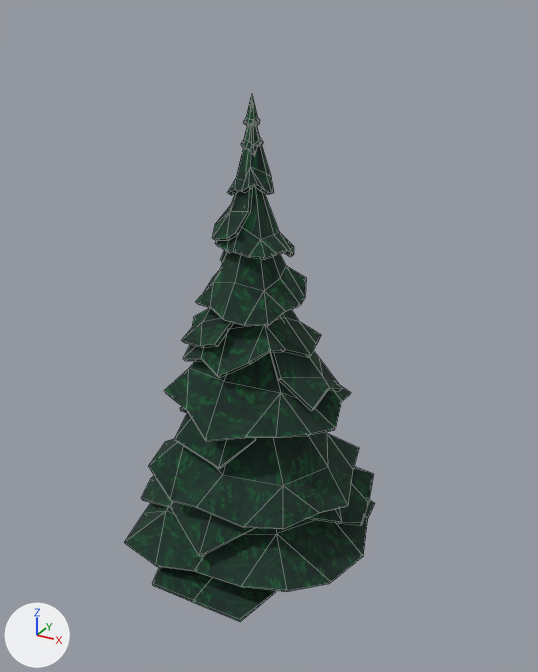
What one commit did to the Blender file LowPoly_Asset_Blend/C_Tree_tall.blend.
One viewpoint serves both versions: a 50 mm camera at (6.75, -11.66, 11.06) aimed at (0.24, 0.19, 5.13). Every picture has the same lights, and +X, +Y and +Z are marked at lower left. Mesh edges are drawn as thin lines.
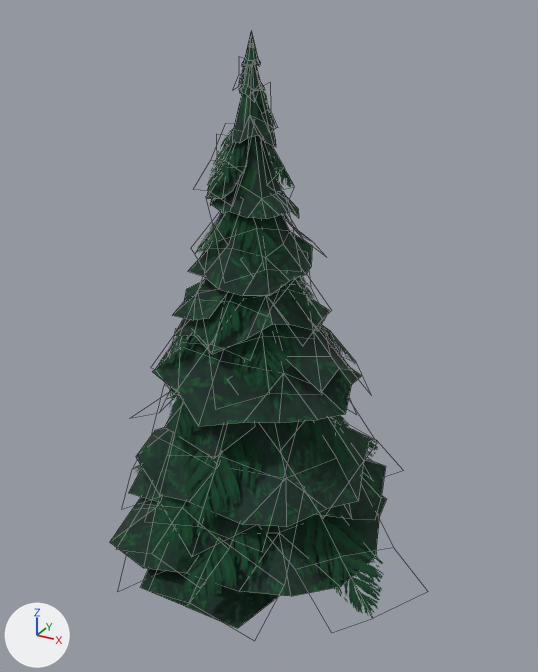
Commit message: completed C_tall

Changed parts and their boxes [x1, y1, x2, y2] in the pictures (538 x 672 px):
```json
{"object": "Cube", "change": "reshaped, rescaled, modifiers changed", "before": [124, 94, 375, 622], "after": [110, 32, 386, 628]}
{"part": 1, "of": "me_cube", "change": "added", "after": [134, 65, 384, 618], "on screen": "green"}
```

Edits to the scene script, one JSON object a line:
```json
{"op": "add", "block": "img_pine_leaf_texture_trans_2048_darkened_png", "code": ["img_pine_leaf_texture_trans_2048_darkened_png = load_image('Pine_leaf_texture_trans_2048_darkened.png', '../Textures/Pine-textures/Pine_leaf_texture_trans_2048_darkened.png', 2048, 2048, 'sRGB')"]}
{"op": "add", "block": "mat_material", "code": ["mat_material = principled_material('Material')", "mat_material.texture = img_pine_leaf_texture_trans_2048_darkened_png  # with its transparency", "mat_material.roughness = 1.0"]}
{"block": "me_cube", "where": "# used by ob_cube; location = (0.0, 0.0, 0.0); scale = (0.417, 0.417, 0.417)"}
{"op": "remove", "block": "me_cube", "code": "me_cube.from_pydata(...)  # 337 vertices, 297 faces; spans x -6.1..6.1, y -5.8..6.1, z -0.9..23.3"}
{"op": "add", "block": "me_cube", "code": "me_cube.from_pydata(...)  # 616 vertices, 421 faces; spans x -7.1..8.6, y -7.0..8.1, z -0.9..23.3"}
{"block": "me_cube", "change": "me_cube part 1"}
{"block": "me_cube", "change": "274 vertices are added at x -7.1..8.6, y -7.0..8.1, z 0.0..22.5"}
{"block": "me_cube", "change": "5 new vertices lie (0.9, -0.1, 1.0) away from vertices in x -3.9..-2.7, y -0.8..1.8, z 9.4..12.7"}
{"block": "me_cube", "change": "124 new faces join them, mat_material (picture img_pine_leaf_texture_trans_2048_darkened_png)"}
{"op": "add", "block": "me_cube", "code": "me_cube.materials.append(mat_material)  # picture img_pine_leaf_texture_trans_2048_darkened_png"}
{"op": "remove", "block": "ob_cube", "code": "_m = ob_cube.modifiers.new('Solidify', 'SOLIDIFY')"}
{"op": "remove", "block": "ob_cube", "code": "_m.thickness = 0.2"}
{"op": "set", "path": "ob_cube.scale", "old": "(0.417, 0.417, 0.417)", "new": "(0.46, 0.46, 0.46)"}
```
